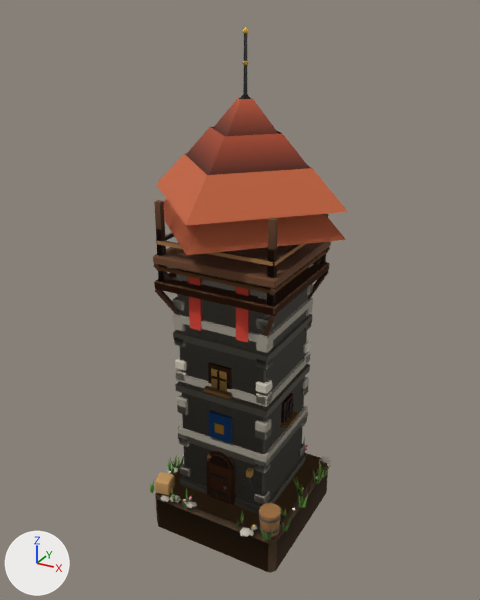
The glTF model public/models/tower.glb: old version first, new version second.
Before and after are seen from a camera (50 mm lens) standing at (1.36, -2.52, 2.31) and looking at (-0.03, 0.0, 1.05). Every picture has the same lights, and +X, +Y and +Z are marked at lower left. The older version comes first. Vertices at exactly the same position are counted once.

The first picture shows 'tower_l1', 'tower_l2', 'tower_l3'.
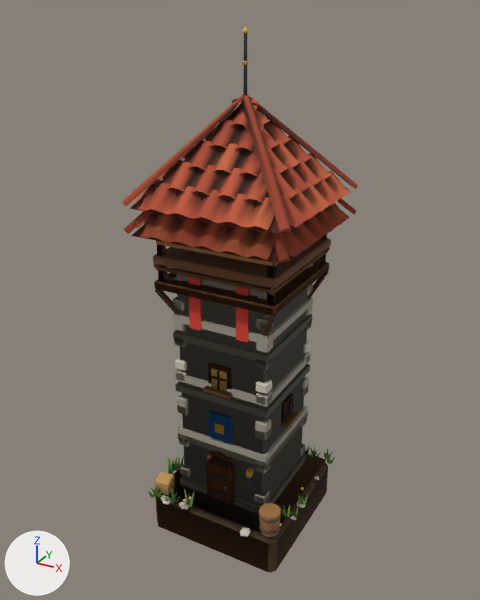
Location of each change, [x1, y1, x2, y2] in pixels of the pictures (480 x 600 px; the box of a moved part takes in the faces that stretch with it):
'tower_l3', reshaped (21% wider): before [153, 27, 348, 537]; after [122, 27, 358, 537]
'tower_l2', reshaped (18% wider): before [150, 61, 346, 573]; after [124, 61, 356, 573]
'tower_l1', reshaped: before [161, 314, 318, 537]; after [136, 209, 340, 537]
part 1 of me_tower_l1, reshaped (red): after [136, 209, 340, 258]
part 2 of me_tower_l2, rebuilt (not visible before): after [132, 209, 349, 264]
part 3 of me_tower_l2, deleted: before [151, 460, 331, 540]
part 4 of me_tower_l2, reshaped: before [164, 199, 346, 255]; after [124, 198, 356, 262]
part 5 of me_tower_l2, reshaped: before [180, 489, 197, 508]; after [148, 456, 189, 510]
part 6 of me_tower_l2, added: after [310, 446, 334, 464]
part 7 of me_tower_l2, recoloured: before [155, 216, 328, 543]; after [155, 234, 328, 543]
part 8 of me_tower_l3, moved or reshaped: before [184, 502, 193, 508]; after [163, 498, 171, 505]
part 9 of me_tower_l3, moved or reshaped (not visible afterwards): before [320, 457, 331, 464]
part 10 of me_tower_l3, moved or reshaped: before [248, 529, 254, 536]; after [290, 516, 296, 521]
part 11 of me_tower_l3, rebuilt: before [186, 127, 309, 175]; after [129, 124, 350, 234]
part 12 of me_tower_l3, deleted (mostly hidden): before [167, 452, 305, 474]
part 13 of me_tower_l3, reshaped: before [156, 94, 348, 226]; after [122, 94, 358, 232]
part 14 of me_tower_l3, reshaped: before [155, 437, 305, 492]; after [150, 446, 309, 507]
part 15 of me_tower_l3, edited (looks the same): [153, 29, 324, 537] in both

Edits to the bpy script that builds the scene:
```text
Add mat_roofdeck_0_03:
    mat_roofdeck_0_03 = bpy.data.materials.new('RoofDeck@0.03')
    # nodes: BsdfPrincipled, Mix, OutputMaterial, VertexColor
    # colours: dark red #6e2a1c, mixed with the vertex colours
Add mat_ridge_0_03:
    mat_ridge_0_03 = bpy.data.materials.new('Ridge@0.03')
    # nodes: BsdfPrincipled, Mix, OutputMaterial, VertexColor
    # colours: brown #a4462c, mixed with the vertex colours
Change me_tower_l1:
    remove me_tower_l1.from_pydata(...)  # 1277 vertices, 2024 faces; spans x -0.48..0.48, y -0.48..0.48, z -0.2..2.12
    add me_tower_l1.from_pydata(...)  # 2270 vertices, 3286 faces; spans x -0.39..0.39, y -0.4..0.39, z -0.2..2.12
    me_tower_l1 part 1: 3 vertices moved from x -0.17..0.0, y -0.48..0.0, z 1.43..1.72 to x 0.0..0.38, y 0.0..0.28, z 1.43..1.82; 21 vertices removed from x -0.48..0.48, y -0.33..0.48, z 1.43..1.81; 1014 vertices added at x -0.39..0.39, y -0.39..0.39, z 1.42..1.86
    add me_tower_l1.materials.append(mat_roofdeck_0_03)
    add me_tower_l1.materials.append(mat_ridge_0_03)
Change me_tower_l2:
    remove me_tower_l2.from_pydata(...)  # 1309 vertices, 2072 faces; spans x -0.48..0.48, y -0.48..0.48, z -0.2..2.12
    add me_tower_l2.from_pydata(...)  # 2302 vertices, 3334 faces; spans x -0.39..0.39, y -0.4..0.39, z -0.2..2.12
    me_tower_l2 part 2: the loose piece of 8 vertices spanning x -0.33..0.33, y -0.33..0.33, z 1.56..1.72 is rebuilt with 5 vertices and now spans x -0.36..0.36, y -0.36..0.36, z 1.42..1.82, in mat_roofdeck_0_03
    me_tower_l2 part 3: 23 loose pieces with 100 vertices, spanning x -0.36..0.4, y -0.39..0.36, z 0.03..0.13, are deleted
    me_tower_l2 part 4: 16 vertices removed from x -0.48..0.48, y -0.48..0.48, z 1.43..1.81; 1012 vertices added at x -0.39..0.39, y -0.39..0.39, z 1.42..1.86
    me_tower_l2 part 5: 2 vertices moved within x -0.14..-0.13, y -0.35..-0.34, z 0.04..0.05; 19 vertices removed from x -0.16..-0.09, y -0.39..-0.31, z 0.03..0.12; 67 vertices added at x -0.39..-0.12, y -0.4..0.29, z 0.03..0.13
    me_tower_l2 part 6: 52 vertices added at x 0.22..0.38, y 0.27..0.39, z 0.03..0.11
    me_tower_l2 part 7: 859 kept faces spanning x -0.35..0.35, y -0.35..0.35, z -0.17..2.11 get new vertex colours; the middle colour goes from grey #b6b6b6 to grey #b4b4b4
    other edits to the shape of me_tower_l2 do not show in these pictures
    remove me_tower_l2.materials.append(mat_flwhite_0_0)
    add me_tower_l2.materials.append(mat_flpink_0_0)
    add me_tower_l2.materials.append(mat_roofdeck_0_03)
    add me_tower_l2.materials.append(mat_roofc_0_03)
    add me_tower_l2.materials.append(mat_ridge_0_03)
Change me_tower_l3:
    remove me_tower_l3.from_pydata(...)  # 1417 vertices, 2228 faces; spans x -0.48..0.48, y -0.48..0.48, z -0.2..2.24
    add me_tower_l3.from_pydata(...)  # 2410 vertices, 3490 faces; spans x -0.39..0.39, y -0.39..0.39, z -0.2..2.24
    me_tower_l3 part 8: the loose piece of 12 vertices spanning x -0.16..-0.11, y -0.36..-0.32, z 0.03..0.06 is moved by (-0.11, -0.03, 0.0)
    me_tower_l3 part 9: the loose piece of 12 vertices spanning x 0.3..0.36, y 0.3..0.35, z 0.03..0.06 is moved by (-0.18, 0.0, 0.0)
    me_tower_l3 part 10: the loose piece of 12 vertices spanning x 0.2..0.25, y -0.38..-0.34, z 0.03..0.05 is moved by (0.14, 0.19, 0.0), in mat_stoneb_0_08
    me_tower_l3 part 11: the loose piece of 8 vertices spanning x -0.33..0.33, y -0.33..0.33, z 1.68..1.84 is rebuilt with 5 vertices and now spans x -0.36..0.36, y -0.36..0.36, z 1.54..1.94, in mat_roofdeck_0_03
    me_tower_l3 part 12: 17 loose pieces with 76 vertices, spanning x -0.4..0.22, y -0.18..0.4, z 0.03..0.12, are deleted
    me_tower_l3 part 13: 16 vertices removed from x -0.48..0.48, y -0.48..0.48, z 1.55..1.93; 1012 vertices added at x -0.39..0.39, y -0.39..0.39, z 1.54..1.98
    me_tower_l3 part 14: 2 vertices moved within x -0.33..0.2, y -0.34..0.34, z 0.04..0.05; 3 vertices removed from x 0.18, y 0.33..0.37, z 0.03..0.13; 75 vertices added at x -0.37..0.22, y -0.38..0.39, z 0.03..0.13
    me_tower_l3 part 15: 927 kept faces spanning x -0.35..0.35, y -0.35..0.35, z -0.17..2.23 get new vertex colours; the middle colour goes from grey #b8b8b8 to grey #b7b7b7
    other edits to the shape of me_tower_l3 do not show in these pictures
    add me_tower_l3.materials.append(mat_flwhite_0_0)
    add me_tower_l3.materials.append(mat_roofdeck_0_03)
    add me_tower_l3.materials.append(mat_ridge_0_03)
```
